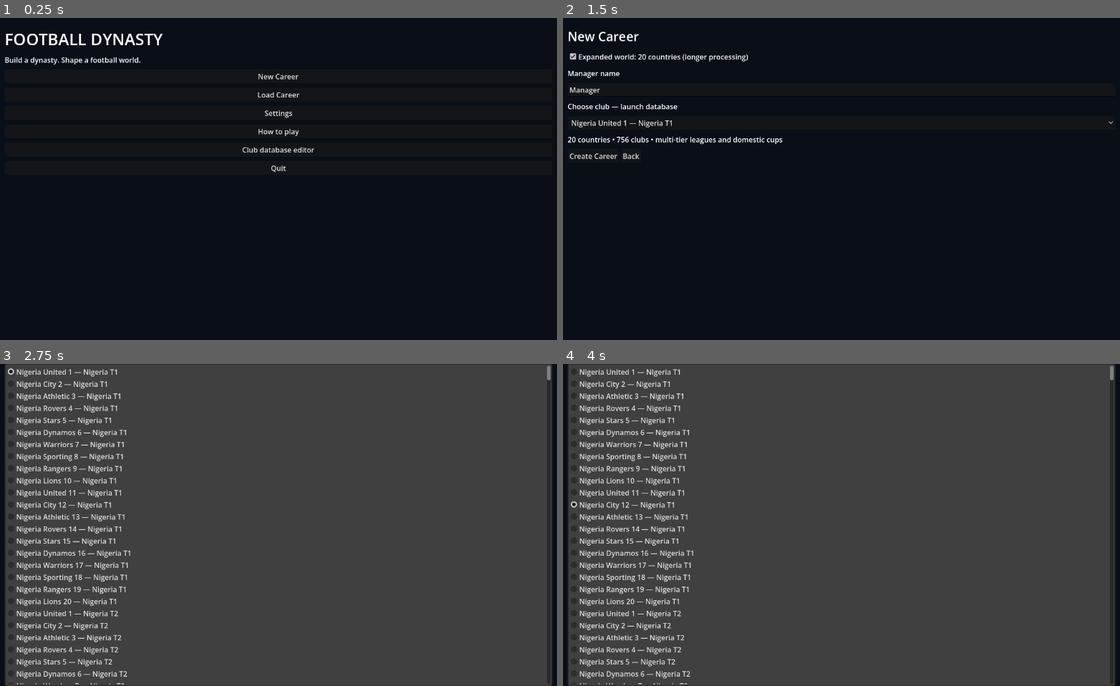
Above: before the commit, frames 1-4 (two rows, left to right).
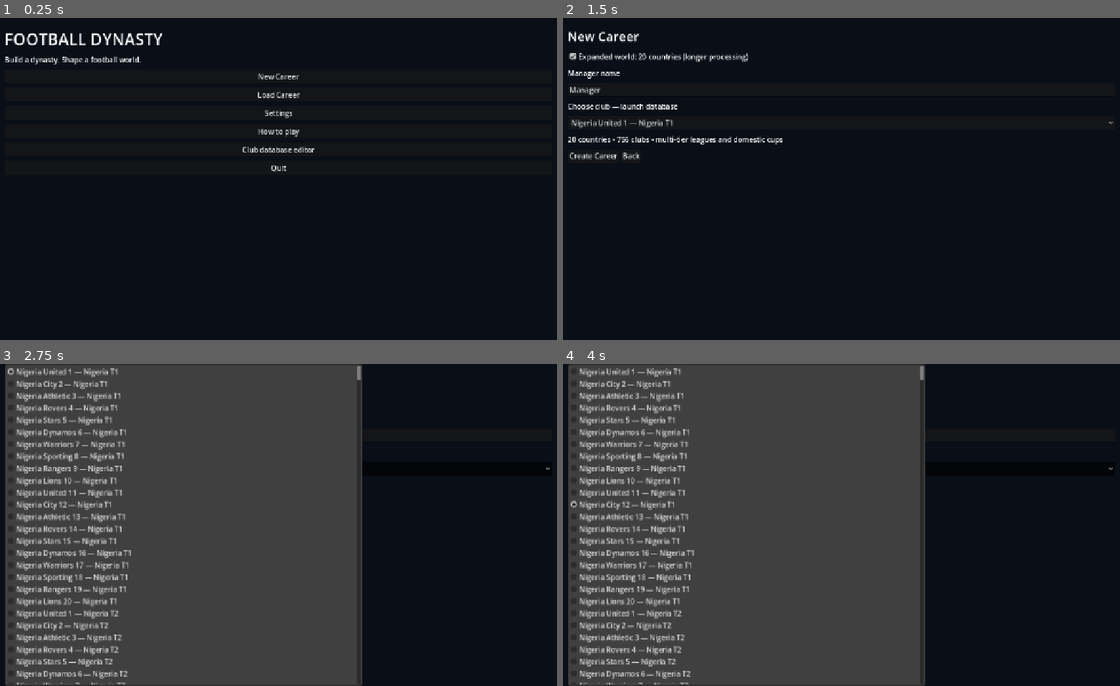
Above: after the commit, the same moments.

Repository: eghosa001/football-manager
Game: Godot game, scene res://game/scenes/career_app.tscn
Same seed, same stepped clock (60 frames per second), same inputs: the game is played once before the commit and once after it.
Inputs:
- Up to frame 1 (0.25 s): no input
- Up to frame 2 (1.5 s): click "New Career" at 0.5 s; click "Expanded world: 20 countries …" at 1.25 s
- Up to frame 3 (2.75 s): click "Nigeria United 1 — Nigeria T1" at 2 s
- Up to frame 4 (4 s): click "Create Career" at 2.75 s; click "Nigeria City 12 — Nigeria T1" at 3.5 s

The runs differ from the first frame. In frame 1, 1.1% of the frame differs, in the area x 0-57%, y 4-48%; in frame 2, 1.7%; in frame 3, 39%; in frame 4, 39%, in the area x 0-100%, y 0-100%.

Commit message:
platform: make UI viewport responsive for mobile

Diff:
--- a/project.godot
+++ b/project.godot
@@ -5,6 +5,7 @@
 [application]
 config/name="Football Dynasty"
 config/version="1.0.0-rc2-dev"
+config/unique_name="com.eghosa001.footballdynasty"
 run/main_scene="res://game/scenes/career_app.tscn"
 config/features=PackedStringArray("4.7")
 
@@ -13,6 +14,8 @@
 window/size/viewport_height=720
 window/size/window_width_override=1280
 window/size/window_height_override=720
+window/stretch/mode="canvas_items"
+window/stretch/aspect="expand"
 
 [rendering]
 renderer/rendering_method="gl_compatibility"
